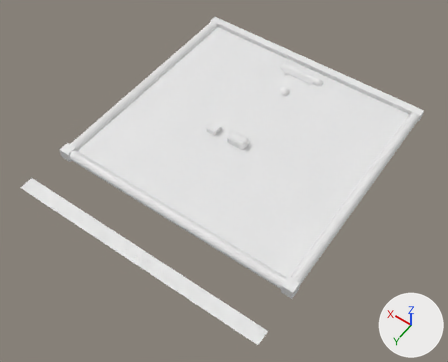
Before and after pictures for a commit that changed the Blender file assets_src/blend/scene_models_2.blend.
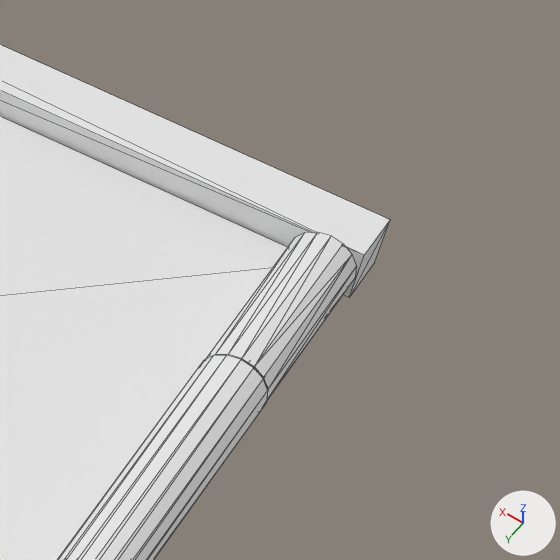
The first picture shows the older version from a camera (50 mm lens) standing at (-2.14, 3.21, 4.36) and looking at (-0.08, 0.33, -0.17). The close-ups show both versions on the part from 83% to 100% of the width and 22% to 44% of the height of that picture; other places that the commit changed are outside them. Lighting does not change. The marker at lower right points along +X, +Y and +Z. The close-ups show mesh edges as thin lines.

Names of what the first close-up shows: 'entity_background', 'entity_door_left', 'entity_wall_bottom', 'entity_wall_left'.
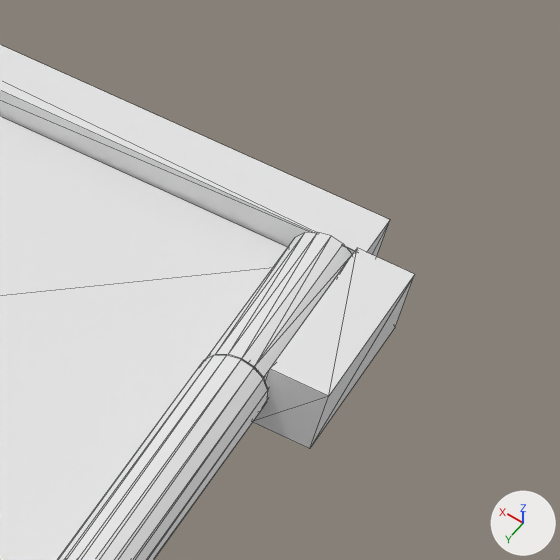
Pixel boxes [x1, y1, x2, y2] of what changed, in the close-ups (560 x 560 px):
```json
{"object": "entity_door_left_sensor", "change": "added", "after": [253, 248, 415, 449]}
```

The change, as JSON lines over the scene's bpy script:
```json
{"op": "add", "block": "me_cube_006", "code": ["me_cube_006 = bpy.data.meshes.new('Cube.006')", "me_cube_006.from_pydata([(-0.042, -0.135, -0.052), (-0.042, -0.135, 0.052), (-0.042, 0.135, -0.052), (-0.042, 0.135, 0.052), (0.042, -0.135, -0.052), (0.042, -0.135, 0.052), (0.042, 0.135, -0.052), (0.042, 0.135, 0.052)], [], [(1, 2, 0), (3, 6, 2), (7, 4, 6), (5, 0, 4), (3, 5, 7), (1, 3, 2), (3, 7, 6), (7, 5, 4), (5, 1, 0), (3, 1, 5)])"]}
{"op": "add", "block": "ob_entity_door_left_sensor", "code": ["ob_entity_door_left_sensor = bpy.data.objects.new('entity_door_left_sensor', me_cube_006)", "ob_entity_door_left_sensor.location = (-1.28, -1.14, 0.0)"]}
```
